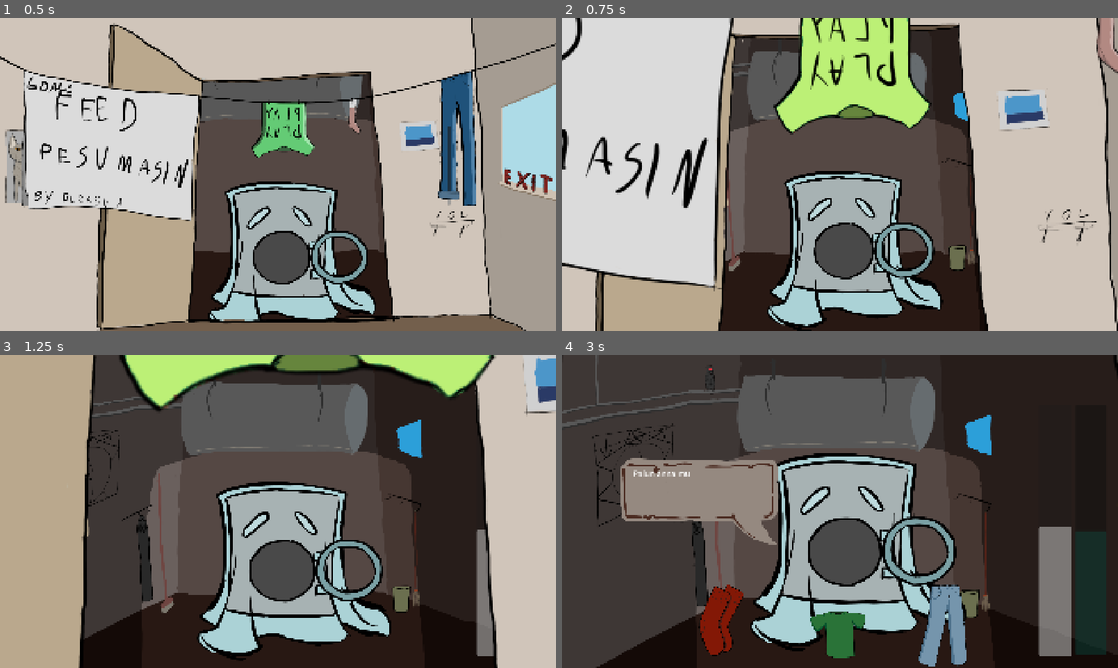
Above: before the commit, frames 1-4 (two rows, left to right).
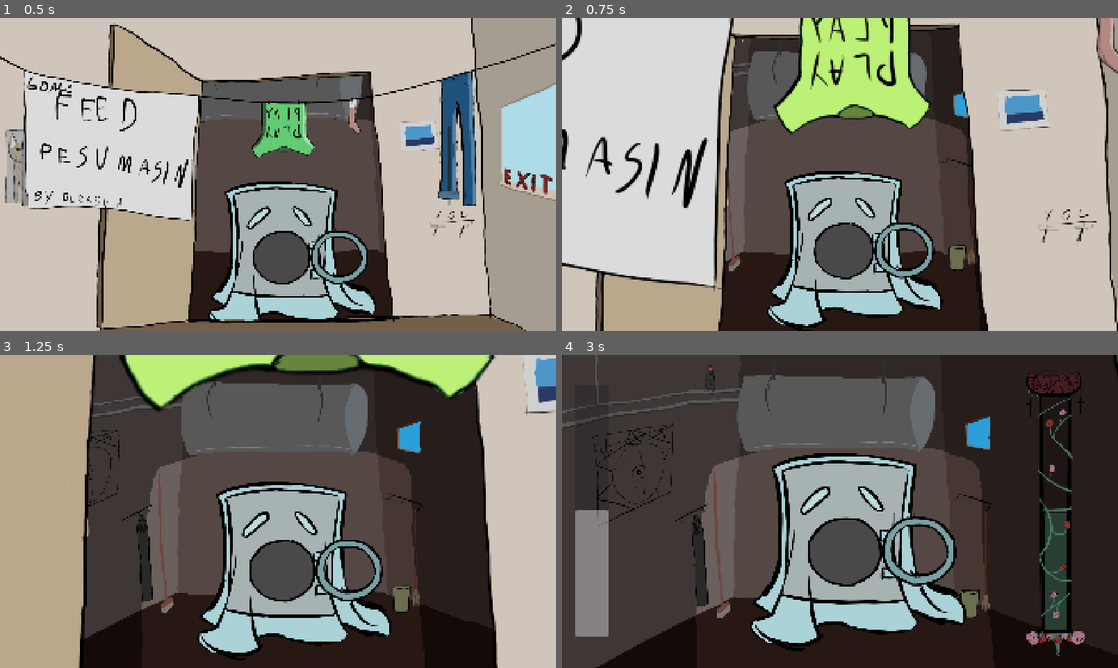
Above: after the commit, the same moments.

Repository: Kuulimagnaat/mangujamm2026
Game: Godot game, scene res://main.tscn
The game is run twice, just before and just after one commit, with the same random seed, the same clock (stepped at 60 frames per second) and the same inputs.
Inputs (mouse positions are in pixels of both pictures, inside the frame that each line leads up to):
- Up to frame 1 (0.5 s): no input
- Up to frame 2 (0.75 s): click (845, 127) at 0.5 s
- Up to frame 3 (1.25 s): no input
- Up to frame 4 (3 s): move the mouse to (840, 558) at 1.27 s; press the mouse at (840, 558) at 1.28 s; move the mouse to (728, 527) at 2.02 s; release the mouse at (728, 527) at 2.03 s; click (728, 527) at 2.1 s; move the mouse to (895, 442) at 2.77 s; press the mouse at (895, 442) at 2.78 s

Frame 1 is identical in both runs. In frame 2, less than 0.1% of the frame differs, in the area x 70-73%, y 24-33%; in frame 3, 1.1%; in frame 4, 16%, in the area x 2-98%, y 5-100%.

Commit message:
progress bar upgrade

Diff:
--- a/proj/Main.gd
+++ b/proj/Main.gd
@@ -31,7 +31,8 @@
 func _ready() -> void:
 	#$Menuu/Mangi.pressed.connect(MängiNupuVajutusel)
 
-	mõõt = $"Ghost-o-meter"
+	#mõõt = $"Ghost-o-meter"
+	mõõt = $"Progress/Ghost-o-meter"
 	mõõt.value = Global.rahulolu
 	mental = $"Mental meter"
 	mental.value = Global.mental
@@ -59,7 +60,7 @@
 		tween.tween_property(valik3, "position", Vector2(valik3.position.x,1000),0.4)
 func MängiNupuVajutusel():
 	$AnimationPlayer.play("MenüüstMängu")
-	await get_tree().create_timer(2).timeout
+	await get_tree().create_timer(3).timeout
 	olek = 3
 	esita_valik()
 
--- a/proj/main.tscn
+++ b/proj/main.tscn
@@ -15,6 +15,8 @@
 [ext_resource type="Texture2D" uid="uid://btgilldkqx0xx" path="res://Joonistused/enter.png" id="11_efxa6"]
 [ext_resource type="Script" uid="uid://wavfa34n1yal" path="res://exitnupp.gd" id="13_ycdy4"]
 [ext_resource type="Texture2D" uid="uid://cyr16u4lkcud7" path="res://Joonistused/not_exit.png" id="14_w48qg"]
+[ext_resource type="Texture2D" uid="uid://b10i6exeggkjj" path="res://Joonistused/progress.png" id="16_2cqfq"]
+[ext_resource type="StyleBox" uid="uid://8of6sggdiu1t" path="res://style/new_style_box_flat.tres" id="17_yaehf"]
 
 [sub_resource type="Animation" id="Animation_efxa6"]
 resource_name = "MenüüstMängu"
@@ -150,6 +152,18 @@
 "transitions": PackedFloat32Array(0.5, 1),
 "update": 0,
 "values": [Vector2(1, 1), Vector2(3.054, 3.054)]
+}
+tracks/11/type = "value"
+tracks/11/imported = false
+tracks/11/enabled = true
+tracks/11/path = NodePath("Progress:modulate")
+tracks/11/interp = 1
+tracks/11/loop_wrap = true
+tracks/11/keys = {
+"times": PackedFloat32Array(0.8333333, 2.4333334),
+"transitions": PackedFloat32Array(2.4622886, 1),
+"update": 0,
+"values": [Color(1, 1, 1, 0), Color(1, 1, 1, 1)]
 }
 
 [sub_resource type="Animation" id="Animation_4c57u"]
@@ -190,6 +204,18 @@
 "update": 0,
 "values": [Vector2(1, 1)]
 }
+tracks/3/type = "value"
+tracks/3/imported = false
+tracks/3/enabled = true
+tracks/3/path = NodePath("Progress:modulate")
+tracks/3/interp = 1
+tracks/3/loop_wrap = true
+tracks/3/keys = {
+"times": PackedFloat32Array(0),
+"transitions": PackedFloat32Array(1),
+"update": 0,
+"values": [Color(1, 1, 1, 0)]
+}
 
 [sub_resource type="AnimationLibrary" id="AnimationLibrary_efxa6"]
 _data = {
@@ -199,17 +225,6 @@
 
 [node name="Main" type="Node2D" unique_id=705257226]
 script = ExtResource("1_0xm2m")
-
-[node name="Ghost-o-meter" type="ProgressBar" parent="." unique_id=2078773219]
-modulate = Color(0.21568628, 0.7607843, 0.69803923, 1)
-self_modulate = Color(0.24905181, 0.40623423, 0.37453306, 1)
-z_index = -2
-offset_left = 813.0
-offset_top = 495.0
-offset_right = 1676.8254
-offset_bottom = 603.6155
-rotation = -1.5707964
-show_percentage = false
 
 [node name="Camera2D" type="Camera2D" parent="." unique_id=1694286927]
 
@@ -285,10 +300,10 @@
 
 [node name="Mental meter" type="ProgressBar" parent="." unique_id=670785659]
 z_index = -2
-offset_left = 687.0901
-offset_top = 499.47003
-offset_right = 1554.4602
-offset_bottom = 612.37994
+offset_left = -913.0
+offset_top = 431.0
+offset_right = -45.629883
+offset_bottom = 543.9099
 rotation = -1.5707964
 value = 50.0
 show_percentage = false
@@ -323,6 +338,24 @@
 offset_bottom = 86.0
 flat = true
 
+[node name="Progress" type="Sprite2D" parent="." unique_id=699527980]
+modulate = Color(1, 1, 1, 0)
+z_index = 4
+position = Vector2(744, 4)
+texture = ExtResource("16_2cqfq")
+
+[node name="Ghost-o-meter" type="ProgressBar" parent="Progress" unique_id=2078773219]
+modulate = Color(0.15428373, 0.25272304, 0.20235538, 1)
+show_behind_parent = true
+offset_left = -46.0
+offset_top = 407.0
+offset_right = 768.5985
+offset_bottom = 500.05927
+rotation = -1.5707964
+theme_override_styles/fill = ExtResource("17_yaehf")
+value = 41.4
+show_percentage = false
+
 [connection signal="mouse_entered" from="sarknupp/Sprite2D/Button" to="sarknupp" method="_on_button_mouse_entered"]
 [connection signal="mouse_exited" from="sarknupp/Sprite2D/Button" to="sarknupp" method="_on_button_mouse_exited"]
 [connection signal="pressed" from="sarknupp/Sprite2D/Button" to="." method="_on_button_pressed"]
--- /dev/null
+++ b/proj/style/new_style_box_flat.tres
@@ -0,0 +1,4 @@
+[gd_resource type="StyleBoxFlat" format=3 uid="uid://8of6sggdiu1t"]
+
+[resource]
+bg_color = Color(1, 1, 1, 1)
Binary file changed: proj/Joonistused/taust.png
